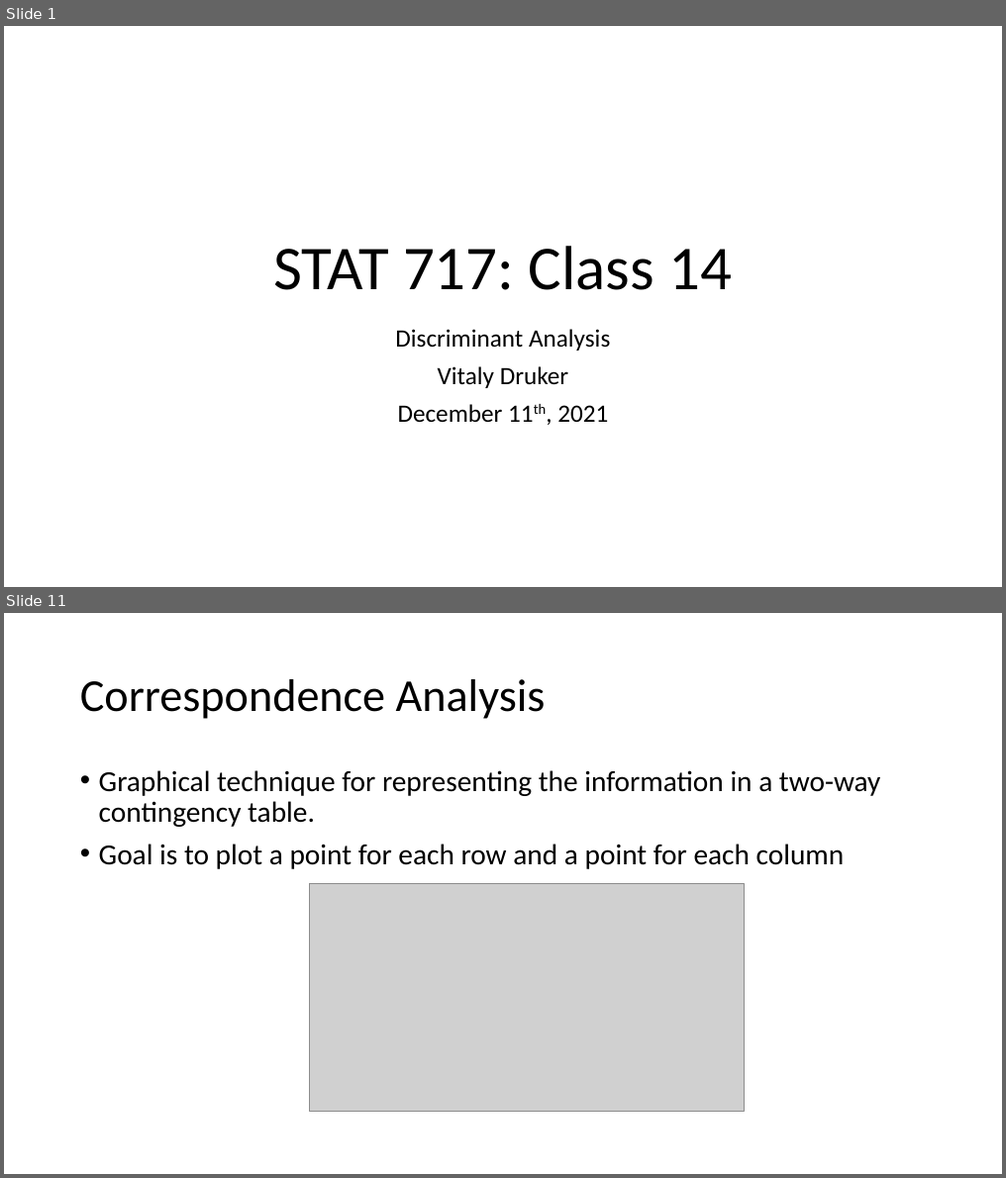
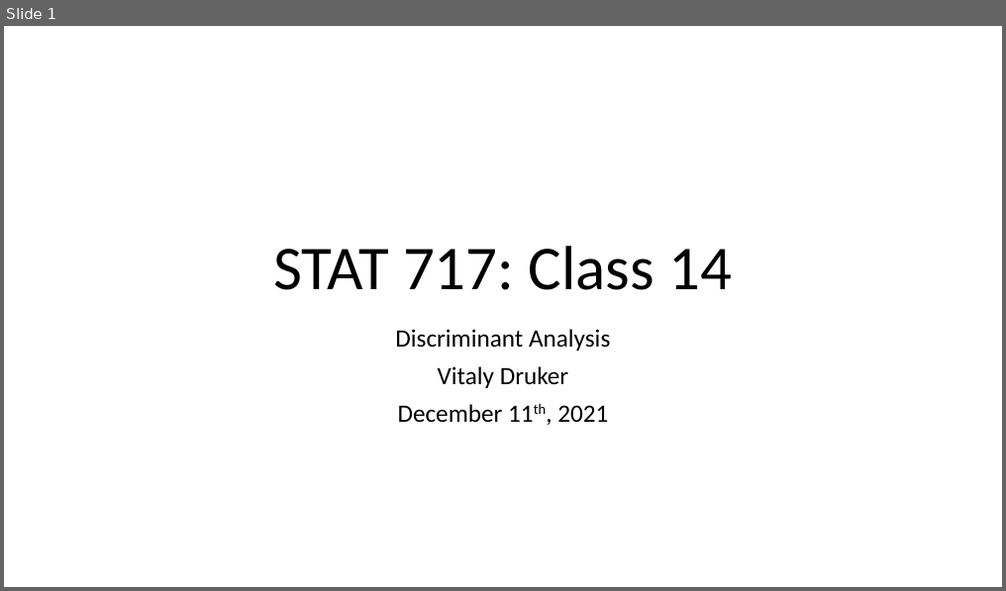
Before and after one commit to hunter-stats/stat717-class-materials, a slide deck: Class 14 Discriminant Analysis.pptx. Shown one above the other, each under a label of ours: slides 1 and 11 before the commit, slide 1 after it; the slides between them are not shown. The pictures are 1006x1178 and 1006x591 pixels, drawn with LibreOffice and Linux fonts; fonts in the diff are those of the drawing; grey boxes stand for pictures. Boxes give left, top, right and bottom in pixels: in the first picture for what was removed or moved away, otherwise in the second. Text is boxed around its words. In the diff, an @@ line names an element or a change of style, - is before the commit and + after.

```diff
--- a/Class 14 Discriminant Analysis.pptx
+++ b/Class 14 Discriminant Analysis.pptx
@@ slide 11 removed at (4,613,1002,1174), background #FFFFFF @@
@@ title removed at (80,679,546,719) @@
-Correspondence Analysis
@@ text removed at (99,770,881,869) @@
-• Graphical technique for representing the information in a two-way contingency table.
-• Goal is to plot a point for each row and a point for each column
@@ picture removed at (310,884,745,1111) @@
```
Also in this commit, not shown: 10 slides added, 20 other slides removed, 3 other files.
